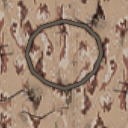
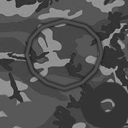
Layers edited between the first and the second 128px x 128px image:
hid group "CamoDesert" (5 layers) over [0, 0, 128, 128]
showed group "CamoUrban" (3 layers) over [0, 0, 128, 128]
